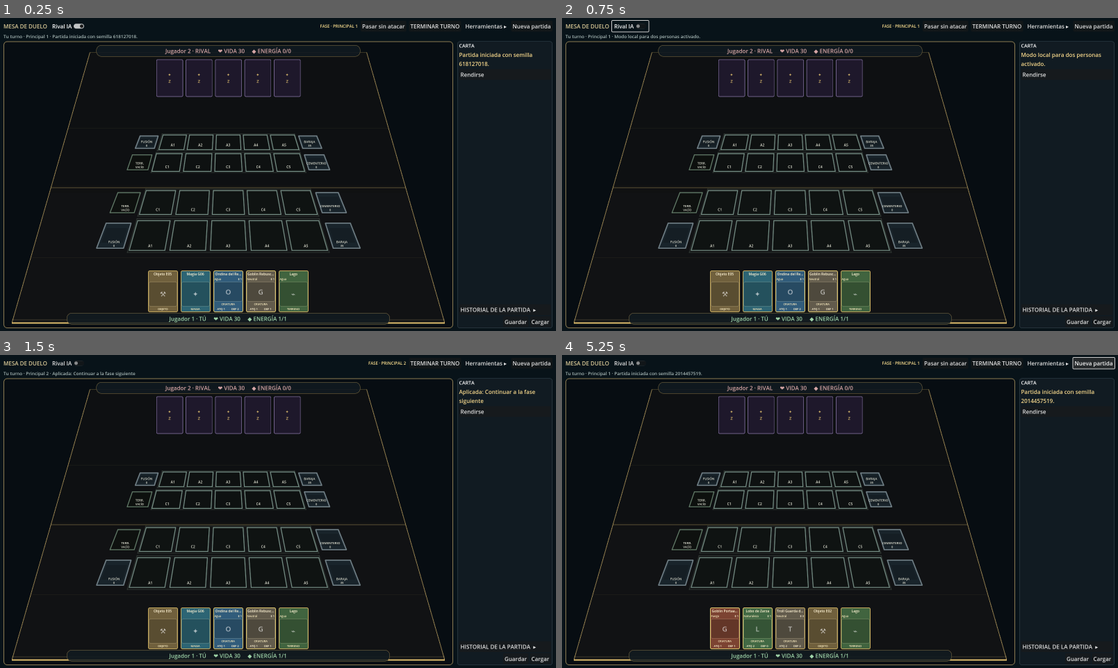
Above: before the commit, frames 1-4 (two rows, left to right).
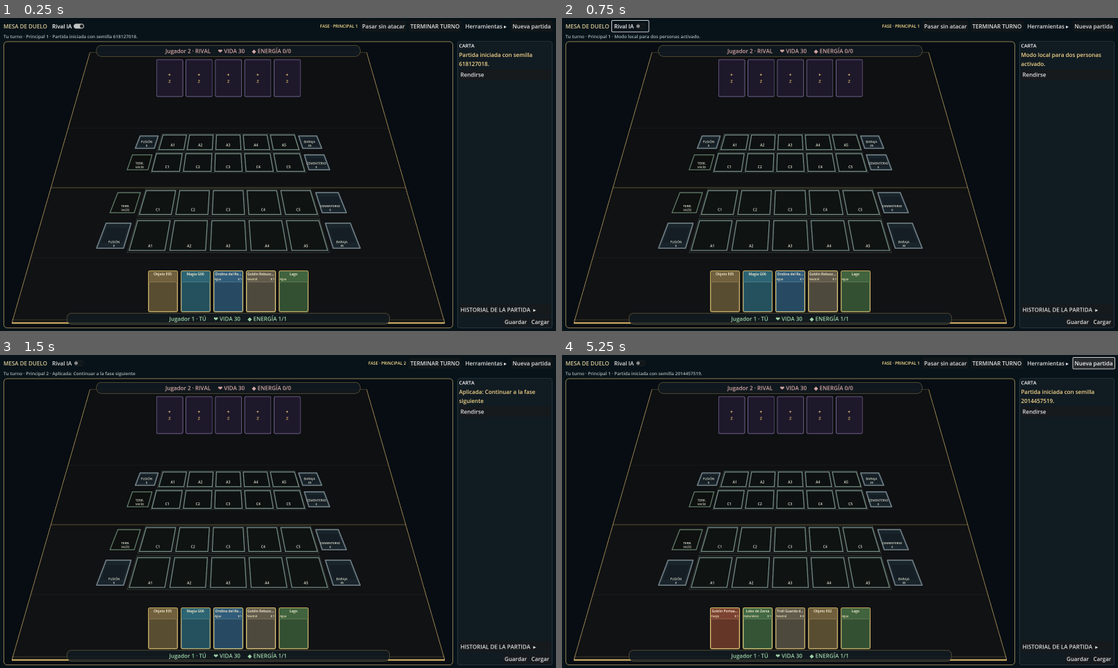
Above: after the commit, the same moments.

Repository: danielmariabardillo1412-creator/juego-de-carta-propio-
Game: Godot game, scene res://demo/juego_cartas_table.tscn
The game is run twice, just before and just after one commit, with the same random seed, the same clock (stepped at 60 frames per second) and the same inputs.
Inputs:
- Up to frame 1 (0.25 s): no input
- Up to frame 2 (0.75 s): click "Rival IA" at 0.5 s
- Up to frame 3 (1.5 s): click "Pasar sin atacar" at 1.25 s
- Up to frame 4 (5.25 s): click "Herramientas ▸" at 2 s; click "Jugar semilla" at 2.75 s; click "Jugar semilla" at 3.5 s; click "Herramientas ▾" at 4.25 s; click "Nueva partida" at 5 s

The runs differ from the first frame. In frame 1, 0.3% of the frame differs, in the area x 26-56%, y 86-94%; in frame 2, 0.3%; in frame 3, 0.3%; in frame 4, 0.4%.
Error after the commit: Parse Error: Cannot infer the type of "shift" variable because the value doesn't have a set type. (res://demo/card_art_placeholder.gd:39)

Commit message:
visual: give provisional cards readable identity

Diff:
--- a/demo/card_tile.gd
+++ b/demo/card_tile.gd
@@ -1,5 +1,7 @@
 extends "res://demo/projected_hit_button.gd"
-## Carta visual provisional con silueta, postura y reverso. Las reglas siguen perteneciendo al motor.
+## Carta visual provisional con identidad gráfica, postura y reverso. Las reglas siguen perteneciendo al motor.
+
+const CardArtPlaceholder = preload("res://demo/card_art_placeholder.gd")
 
 signal card_selected(instance_id: String)
 signal creature_drag_started(instance_id: String)
@@ -206,14 +208,9 @@
 	art.add_theme_stylebox_override("panel", _art_style())
 	art.mouse_filter = Control.MOUSE_FILTER_IGNORE
 	content.add_child(art)
-	var sigil := Label.new()
-	sigil.text = _sigil(title)
-	sigil.horizontal_alignment = HORIZONTAL_ALIGNMENT_CENTER
-	sigil.vertical_alignment = VERTICAL_ALIGNMENT_CENTER
-	sigil.add_theme_font_size_override("font_size", 42 if display_mode == "preview" else (20 if display_mode == "hand" else 15))
-	sigil.add_theme_color_override("font_color", Color("ffffff99"))
-	sigil.mouse_filter = Control.MOUSE_FILTER_IGNORE
-	art.add_child(sigil)
+	var card_art = CardArtPlaceholder.new()
+	card_art.setup(title, card_type, element)
+	art.add_child(card_art)
 	var footer := Label.new()
 	footer.text = detail if not detail.is_empty() else _type_label(card_type)
 	footer.horizontal_alignment = HORIZONTAL_ALIGNMENT_CENTER
@@ -261,14 +258,18 @@
 	art.add_theme_stylebox_override("panel", _art_style())
 	art.mouse_filter = Control.MOUSE_FILTER_IGNORE
 	content.add_child(art)
-	var sigil := Label.new()
-	sigil.text = _sigil(title)
-	sigil.horizontal_alignment = HORIZONTAL_ALIGNMENT_CENTER
-	sigil.vertical_alignment = VERTICAL_ALIGNMENT_CENTER
-	sigil.add_theme_font_size_override("font_size", 42 if large else 20)
-	sigil.add_theme_color_override("font_color", Color("ffffff99"))
-	sigil.mouse_filter = Control.MOUSE_FILTER_IGNORE
-	art.add_child(sigil)
+	var card_art = CardArtPlaceholder.new()
+	card_art.setup(title, card_type, element)
+	art.add_child(card_art)
+	if not large and not String(face_data.get("effect_text", "")).is_empty():
+		var effect_mark := Label.new()
+		effect_mark.name = "CardEffectMark"
+		effect_mark.text = "◆ EFECTO"
+		effect_mark.horizontal_alignment = HORIZONTAL_ALIGNMENT_CENTER
+		effect_mark.add_theme_font_size_override("font_size", 7)
+		effect_mark.add_theme_color_override("font_color", Color("ffe8a6"))
+		effect_mark.mouse_filter = Control.MOUSE_FILTER_IGNORE
+		content.add_child(effect_mark)
 	if large and not String(face_data.get("effect_text", "")).is_empty():
 		var effect := Label.new()
 		effect.name = "CardEffect"
